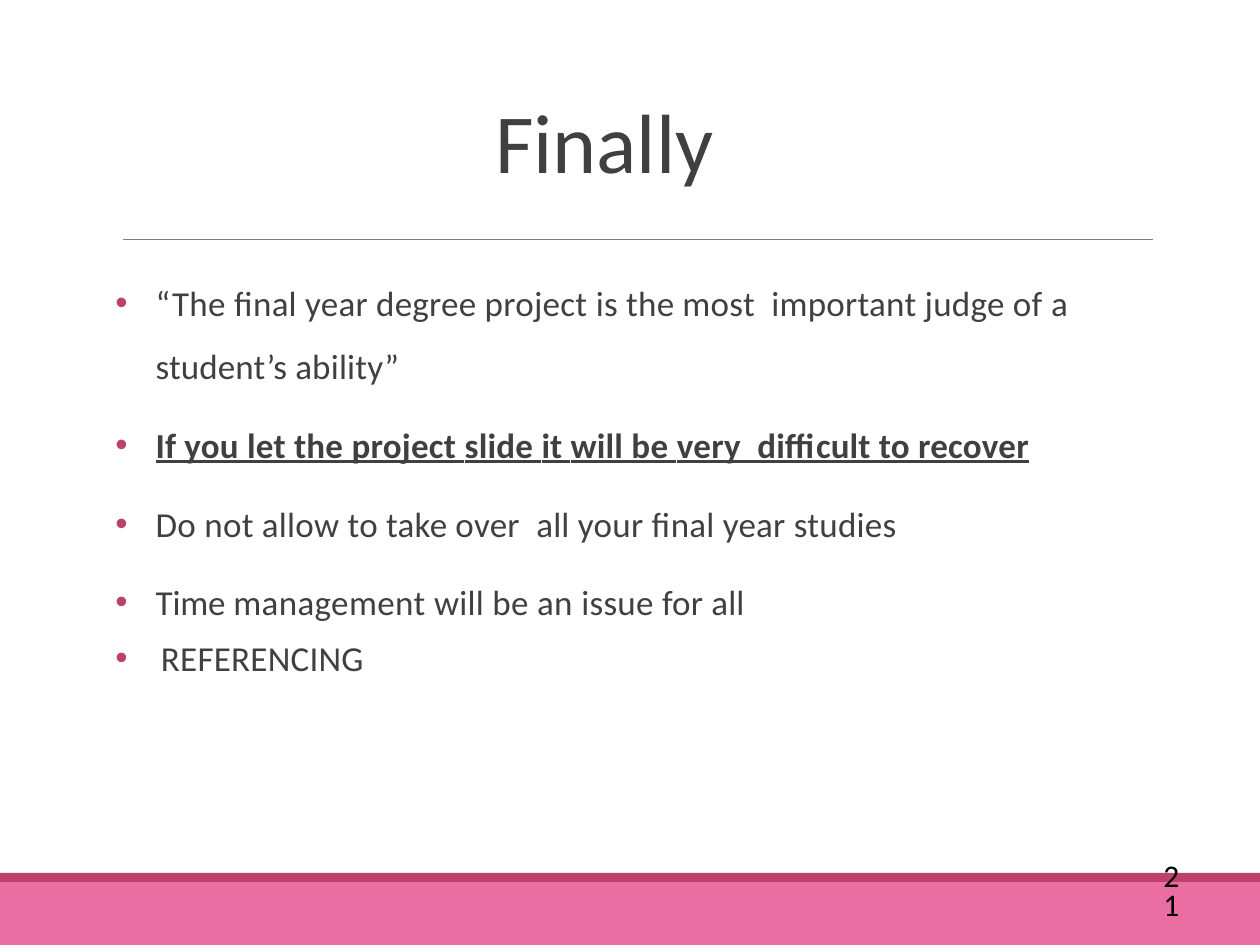
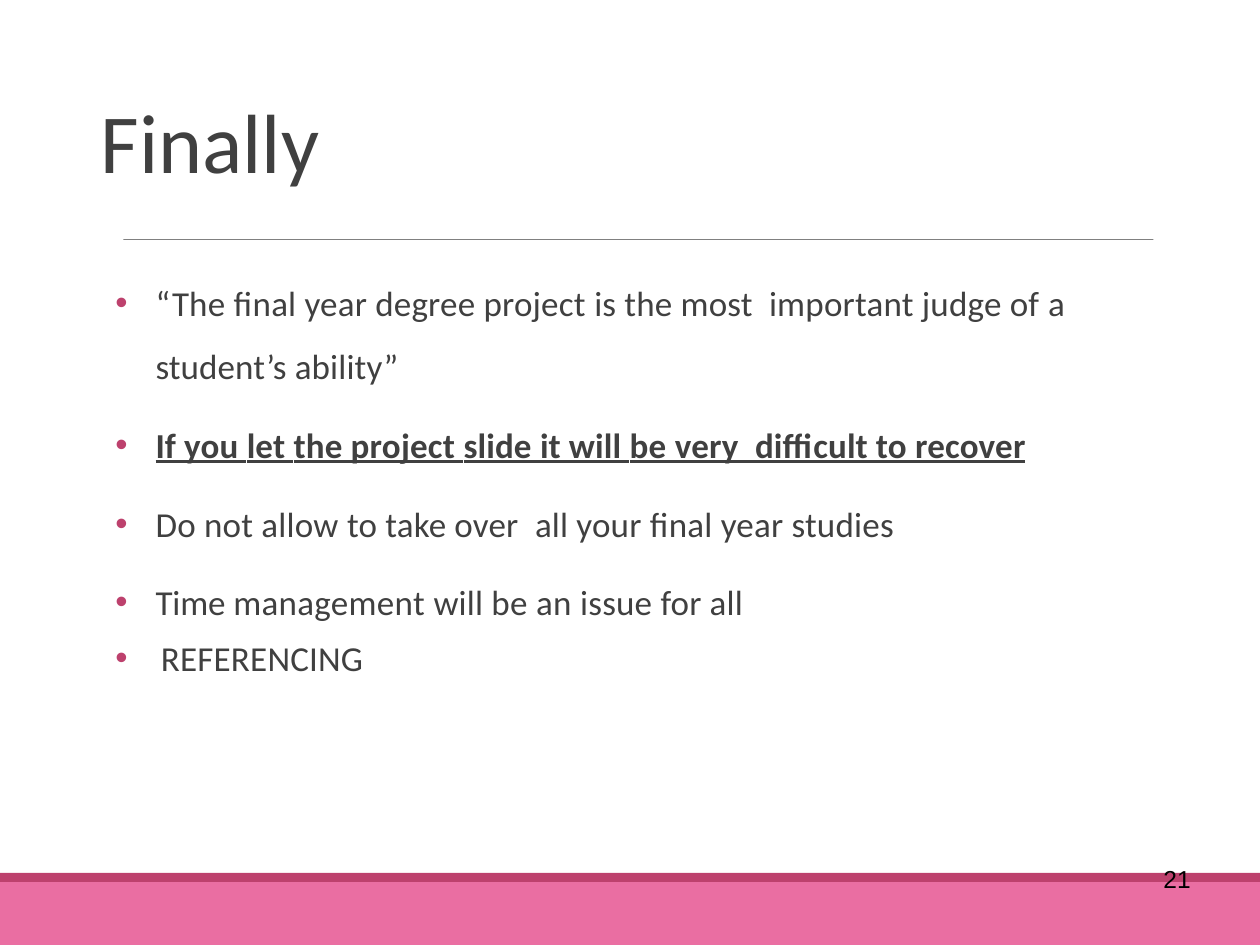
Before and after one commit to M4rk3h/uniWork, a slide deck: slide 21 of dissertation/lectures/Project Seminar 1 - Getting Started.pptx.pptx. Drawn at 1260x945 pixels with LibreOffice and Linux fonts; fonts in the diff are those of the drawing. Boxes give left, top, right and bottom in pixels: in the first picture for what was removed or moved away, otherwise in the second. Text is boxed around its words. In the diff, an @@ line names an element or a change of style, - is before the commit and + after.

```diff
--- a/dissertation/lectures/Project Seminar 1 - Getting Started.pptx.pptx
+++ b/dissertation/lectures/Project Seminar 1 - Getting Started.pptx.pptx
@@ text "Finally": place and size @@
-text "Finally" at [495, 114, 713, 187]
+text "Finally" at [101, 114, 319, 187]
@@ text at [156, 291, 1065, 464]: letter spacing 0.1 to 0 pt in "student’s", "If it difficult" @@
@@ page number at [1163, 869, 1190, 894]: size 18 to 14 pt, font Calibri to Arial @@
```
Also in this commit, not shown: 20 other slides changed, 1 slide added, 1 slide removed, 8 other files.
